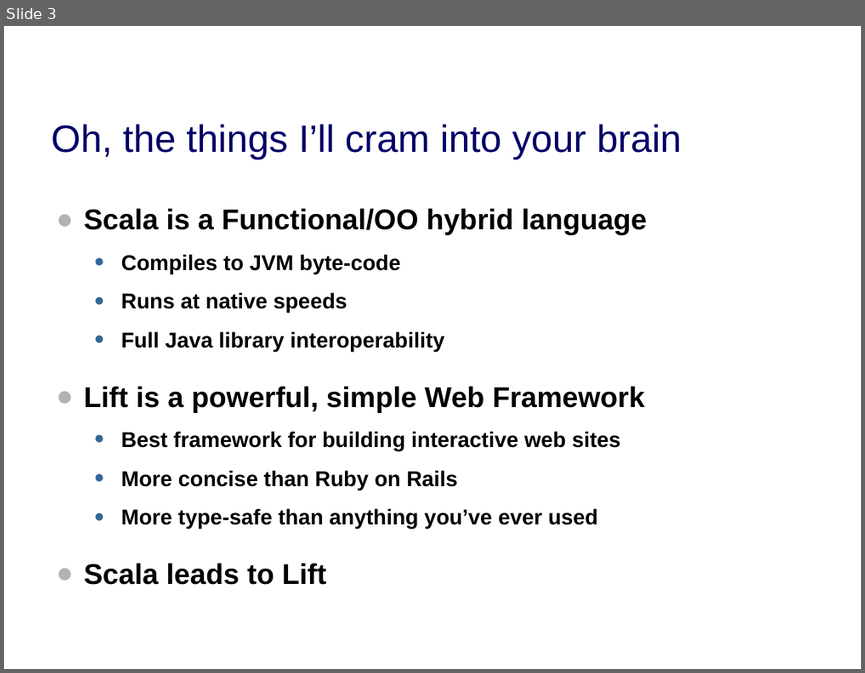
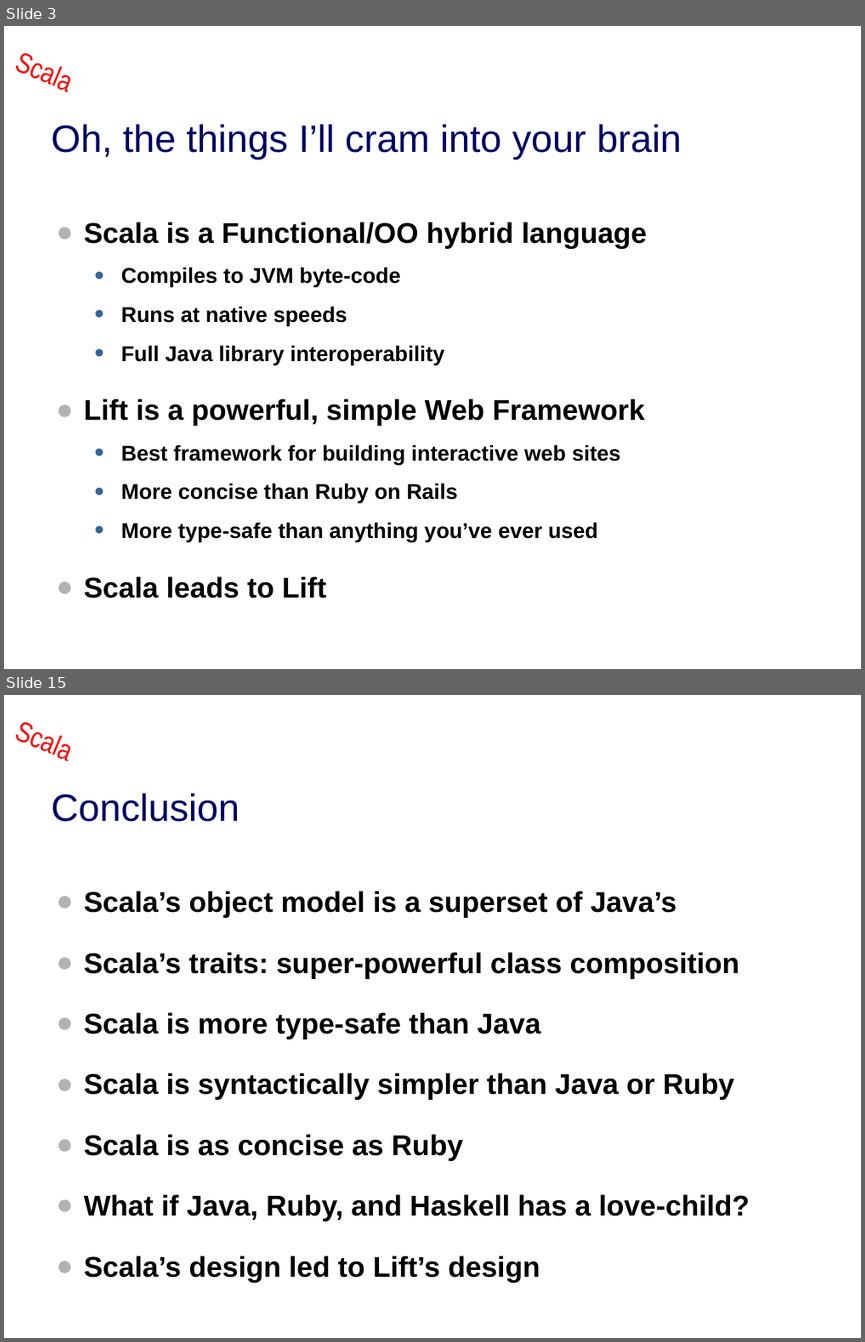
Before and after one commit to dpp/lift-samples, a slide deck: presentations/2009_dpp_qcon_tss/dpp_tss.ppt. Shown one above the other, each under a label of ours: slide 3 before the commit, slides 3 and 15 after it; the slides between them are not shown. The pictures are 865x673 and 865x1342 pixels, drawn with LibreOffice and Linux fonts; fonts in the diff are those of the drawing; background and template pictures are left out. Boxes give left, top, right and bottom in pixels: in the first picture for what was removed or moved away, otherwise in the second. Text is boxed around its words. In the diff, an @@ line names an element or a change of style, - is before the commit and + after.

```diff
--- a/presentations/2009_dpp_qcon_tss/dpp_tss.ppt
+++ b/presentations/2009_dpp_qcon_tss/dpp_tss.ppt
@@ slide 15 added at (x1=4, y1=695, x2=861, y2=1338), background picture (left out); not listed: 1 template element that a slide beside it also shows @@
@@ title added at (x1=51, y1=793, x2=239, y2=822), 32 pt, text #000066 @@
+Conclusion
@@ text added at (x1=84, y1=891, x2=749, y2=1282), 24 pt, text #000000, bold @@
+● Scala’s object model is a superset of Java’s
+● Scala’s traits: super-powerful class composition
+● Scala is more type-safe than Java
+● Scala is syntactically simpler than Java or Ruby
+● Scala is as concise as Ruby
+● What if Java, Ruby, and Haskell has a love-child?
+● Scala’s design led to Lift’s design
@@ slide 3 changed as well @@
@@ text added at (x1=6, y1=26, x2=93, y2=103), 24 pt, text #FF0000 @@
+Scala
@@ text "Scala is a Functional/OO hybrid ..." moved from (x1=84, y1=208, x2=647, y2=584) to (x1=84, y1=222, x2=647, y2=598) @@
```
Also in this commit, not shown: 3 other slides changed, 11 other slides added, 2 slides removed.
